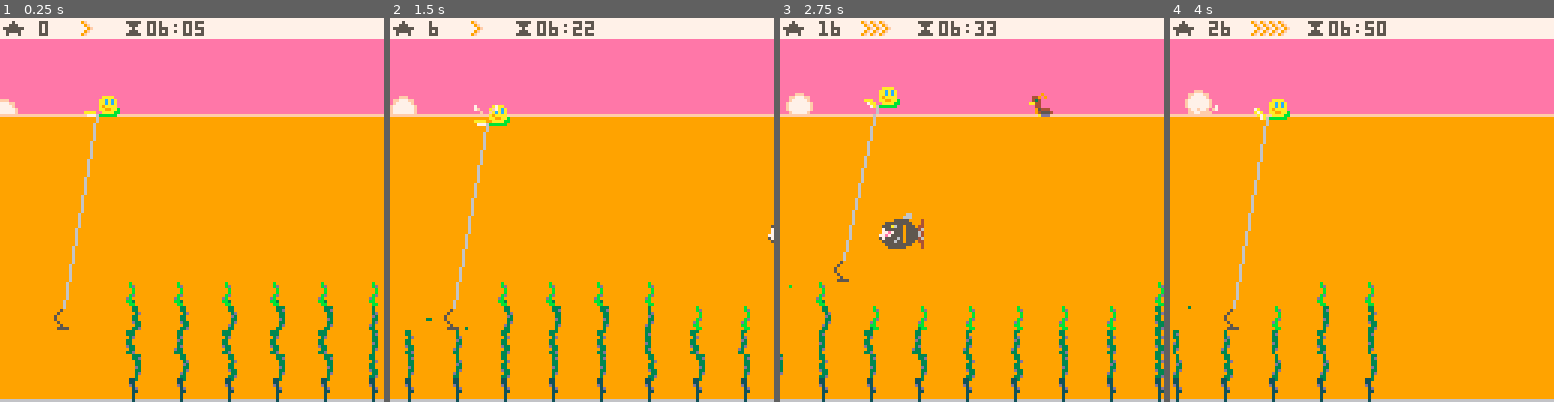
Above: before the commit, frames 1-4 (left to right).
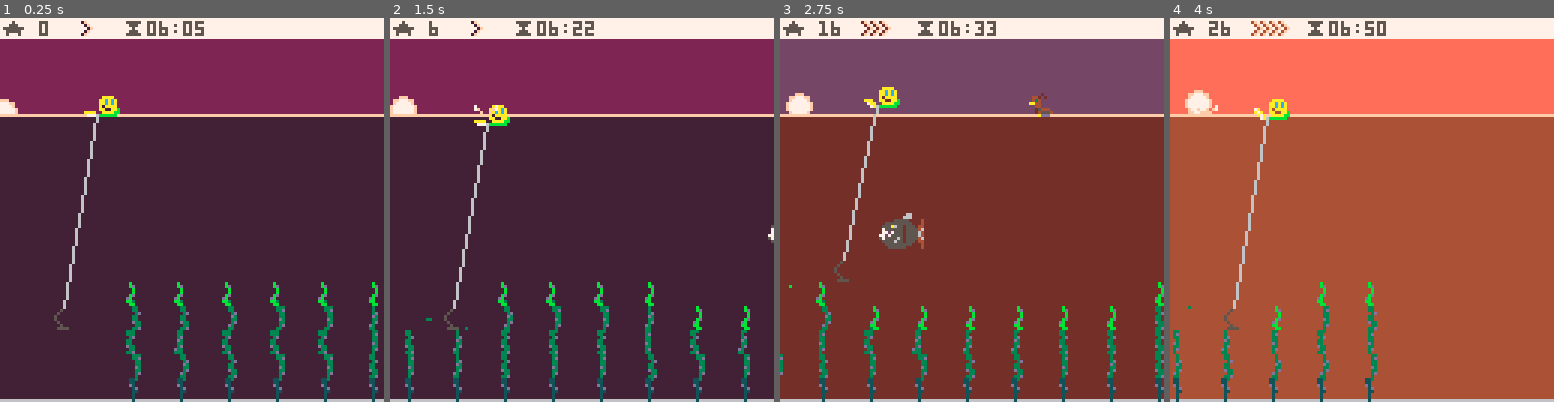
Above: after the commit, the same moments.

Repository: broquaint/pico8-carts
Game: PICO-8 cartridge eggjam18.p8
Two runs of this game, one before a commit and one after it. Both use one fixed random seed, a clock stepped at 60 frames per second and the inputs below.
Inputs:
- Up to frame 1 (0.25 s): no input
- Up to frame 2 (1.5 s): tap X (X key) at 0.33, 1.07 s; tap O (Z key) at 0.7 s
- Up to frame 3 (2.75 s): hold Right 1.6-2.1 s; tap O (Z key) at 1.7, 2.1, 2.5 s; tap X (X key) at 1.85 s; hold Up 2.15-2.42 s; hold Right from 2.47 s (still down)
- Up to frame 4 (4 s): tap O (Z key) at 2.9, 3.3, 3.7 s; tap X (X key) at 2.97 s; release Right at 3.03 s; hold Left 3.08-3.58 s; hold Down 3.63-3.97 s

The runs differ from the first frame. In frame 1, 89% of the frame differs, in the area x 0-100%, y 0-100%; in frame 2, 89%; in frame 3, 88%; in frame 4, 90%.

Commit message:
Moar colour
Have sunrise and sunset change the colours of the sky+water.

Diff:
--- a/eggjam18.p8
+++ b/eggjam18.p8
@@ -366,10 +366,35 @@
 
    camera(cam.x, cam.y)
 
+   local hour = sun.minute / 60
+   local sky_colour = hour < 0.5 and wine or
+      hour < 0.8  and aubergine or
+      hour < 1    and salmon or
+      hour < 1.3  and pink or
+      hour > 11.5 and wine or
+      hour > 11.2 and aubergine or
+      hour > 10.8 and salmon or
+      hour > 10.2 and pink or
+      coral
+   pal(pink, sky_colour, 1)
    rectfill(cam.x, cam.y,  cam.x+127, cam.y+31, pink)
+
    pal(ember, coral, 0)
    circfill(sun.x+cam.x, sun.y, 4, ember)
    circfill(sun.x+cam.x, sun.y, 3, white)
+
+   local water_colour = hour < 0.5 and port or
+      hour < 0.8  and leather or
+      hour < 1    and tan or
+      hour < 1.3  and amber or
+      hour > 11.5 and port or
+      hour > 11.2 and leather or
+      hour > 10.8 and tan or
+      hour > 10.2 and amber or
+      orange
+
+   pal(orange, water_colour, 1)
+
    rectfill(cam.x, cam.y+32, cam.x+127, cam.y+127, orange)
    line(cam.x, WATER_LINE, cam.x+127, WATER_LINE, peach)
 
